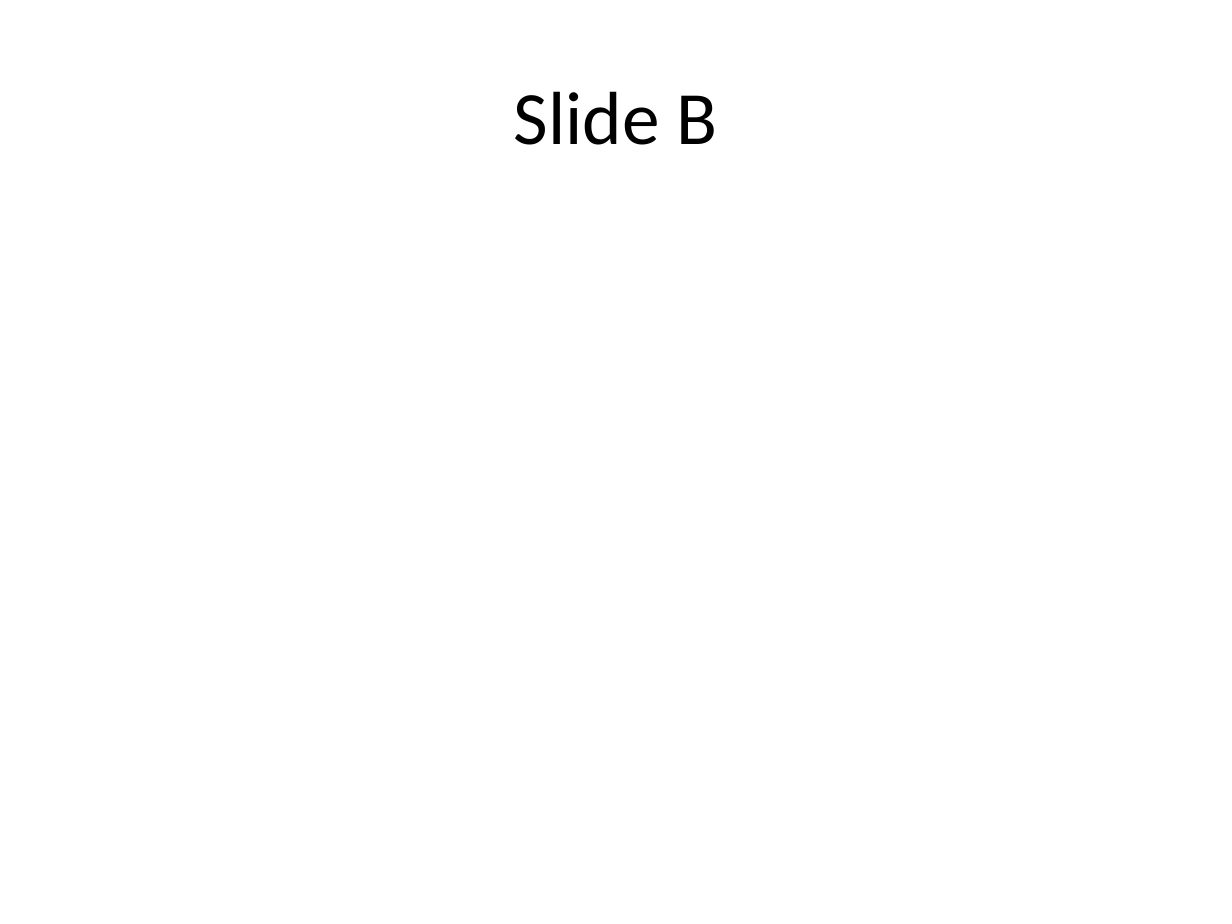
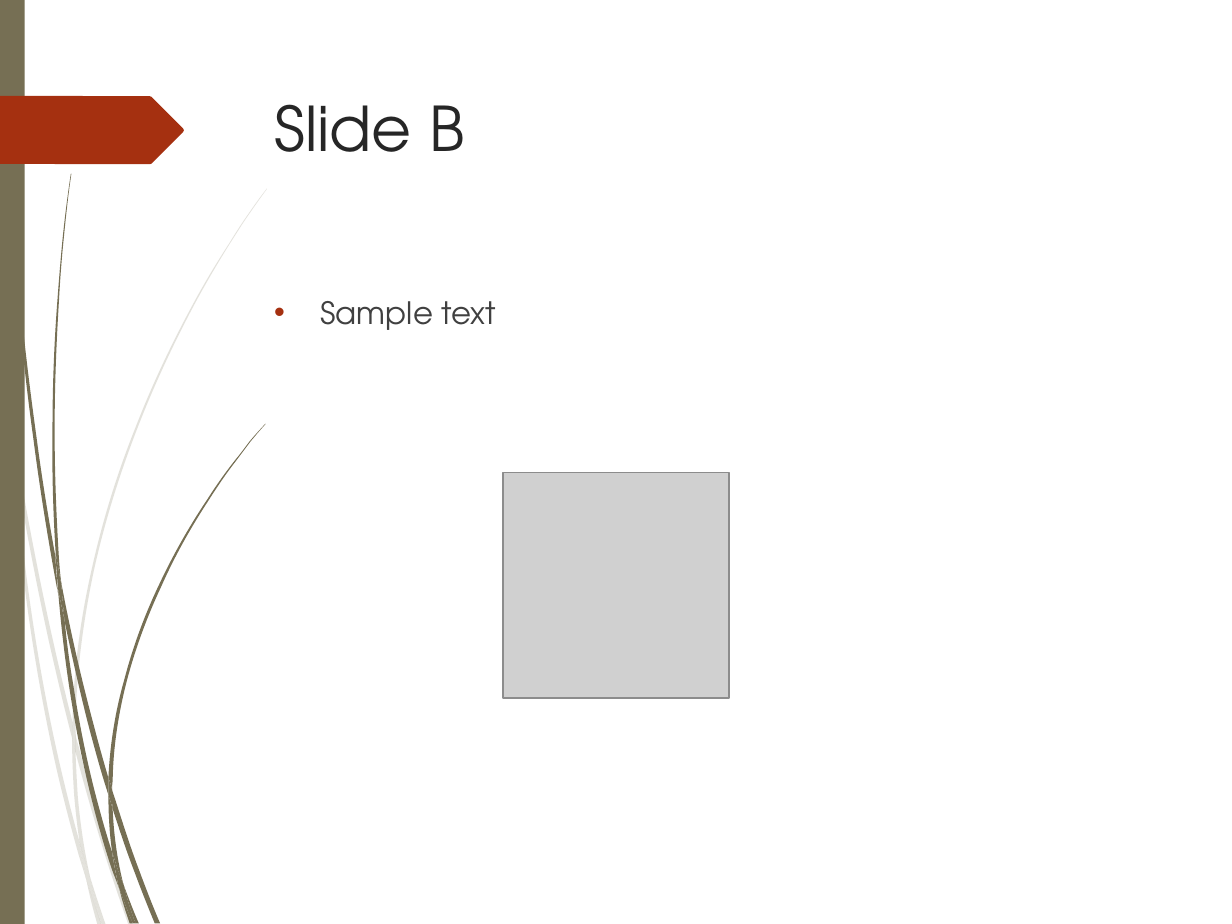
Before and after one commit to JoseCamino/DPresenter, a slide deck: slide 1 of Parser/testsuite/test_files/slide2.pptx. Drawn at 1232x924 pixels with LibreOffice and Linux fonts; fonts in the diff are those of the drawing; grey boxes stand for pictures. Boxes give left, top, right and bottom in pixels: in the first picture for what was removed or moved away, otherwise in the second. Text is boxed around its words. In the diff, an @@ line names an element or a change of style, - is before the commit and + after.

Commit message:
Improved test coverage
Added images and themes to the sample slides to improve test coverage

```diff
--- a/Parser/testsuite/test_files/slide2.pptx
+++ b/Parser/testsuite/test_files/slide2.pptx
@@ rectangle added at box(0, 0, 25, 924), fill #766F54 @@
@@ title "Slide B": place and size @@
-title "Slide B" at box(514, 91, 718, 145)
+title "Slide B" at box(274, 104, 464, 152)
@@ title "Slide B" at box(274, 104, 464, 152): size 44 to 36 pt, font Calibri to TeX Gyre Adventor, text colour #000000 to #262626; alignment centre to left; vertical alignment middle to top @@
@@ freeform shape added at box(0, 96, 184, 165), fill #A53010 @@
@@ text added at box(320, 301, 496, 330), 18 pt, text #404040 @@
+• Sample text
@@ picture added at box(503, 472, 728, 697) @@
@@ group added at box(0, 188, 267, 924): 10 freeform shapes @@
@@ group added at box(2, 0, 266, 924): 12 freeform shapes @@
```
Also in this commit, not shown: 5 other files.
